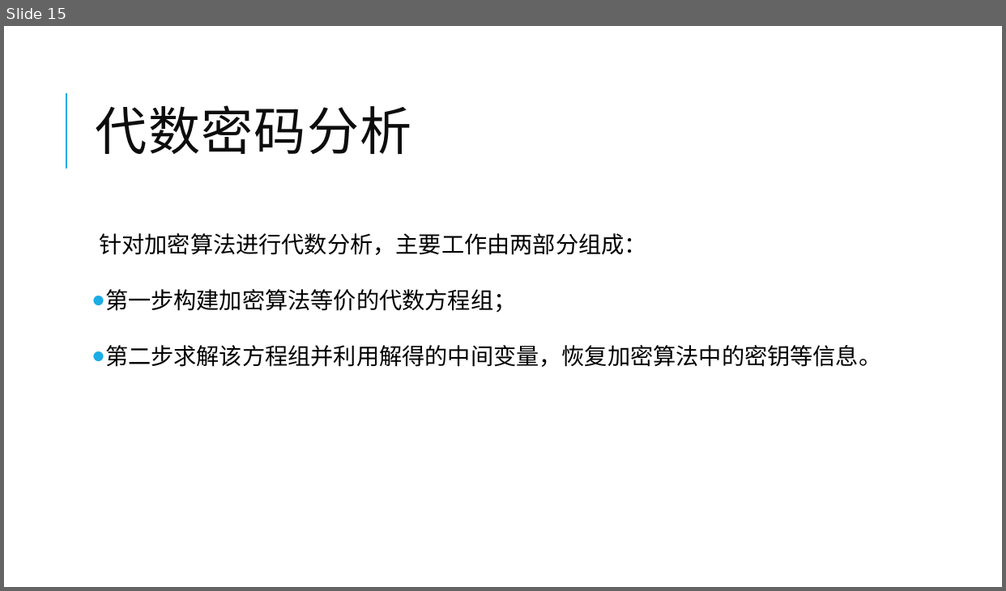
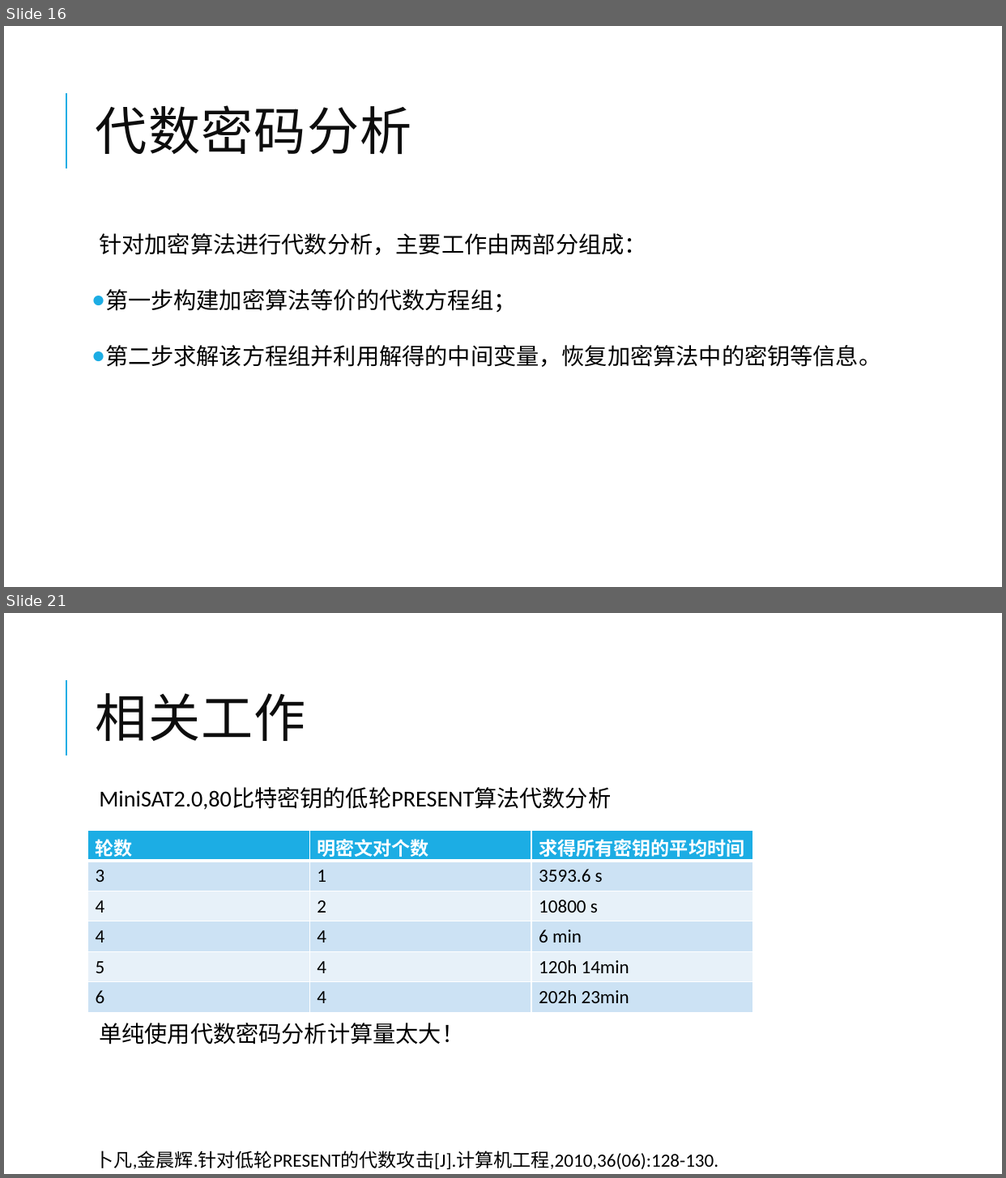
Before and after one commit to yberlin/hello-world, a slide deck: 数电/代数解析器与其密码学领域的应用.pptx. Shown one above the other, each under a label of ours: slide 15 before the commit, slides 16 and 21 after it; the slides between them are not shown. The pictures are 1006x591 and 1006x1178 pixels, drawn with LibreOffice and Linux fonts; fonts in the diff are those of the drawing. Boxes give left, top, right and bottom in pixels: in the first picture for what was removed or moved away, otherwise in the second. Text is boxed around its words. In the diff, an @@ line names an element or a change of style, - is before the commit and + after.

```diff
--- a/数电/代数解析器与其密码学领域的应用.pptx
+++ b/数电/代数解析器与其密码学领域的应用.pptx
@@ slide 21 added at bbox=[4, 613, 1002, 1174], background #FFFFFF; not listed: 1 template element that a slide beside it also shows @@
@@ title added at bbox=[96, 693, 306, 741], 50 pt, text #0D0D0D @@
+相关工作
@@ text added at bbox=[99, 788, 611, 1045], 22 pt, text #000000 @@
+  MiniSAT2.0,80比特密钥的低轮PRESENT算法代数分析
+  单纯使用代数密码分析计算量太大！
@@ table added at bbox=[88, 831, 752, 1013], 6 rows, 3 columns @@
+轮数 | 明密文对个数 | 求得所有密钥的平均时间
+3 | 1 | 3593.6 s
+4 | 2 | 10800 s
+4 | 4 | 6 min
+5 | 4 | 120h 14min
+6 | 4 | 202h 23min
@@ text added at bbox=[96, 1151, 719, 1169], 18 pt, text #000000 @@
+卜凡,金晨辉.针对低轮PRESENT的代数攻击[J].计算机工程,2010,36(06):128-130.
@@ what was slide 15 is now slide 16 @@
```
Also in this commit, not shown: 7 slides changed, 13 other slides added, 1 slide removed.
